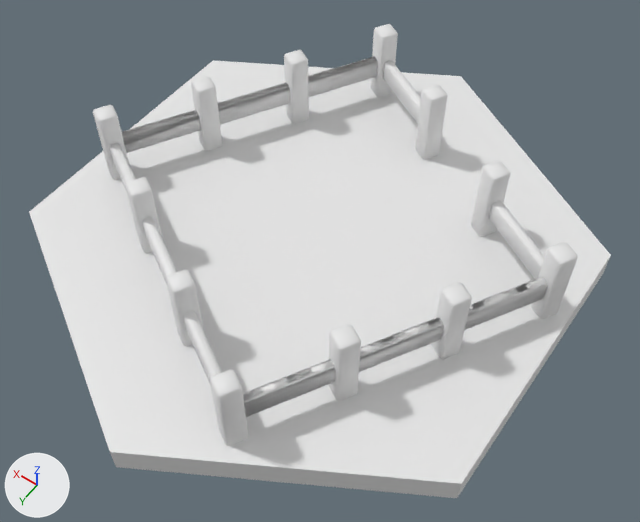
An edit to the FBX model Assets/Art/Game/Fbx/Basic_farm.fbx, drawn before and after from the same camera.
Camera for both pictures: a 50 mm camera at (-1.148, 1.574, 2.437) aimed at (-0.102, 0.109, 0.134). Every picture has the same lights, and +X, +Y and +Z are marked at lower left. Materials are left out; every surface is plain grey. Where no turn or scale is listed for an object, it has been applied to the vertices. Vertices at the same position are counted once.

Script lines for the objects in view, before the commit:
```python
me_basic_farm = bpy.data.meshes.new('Basic_farm')
me_basic_farm.from_pydata(...)  # 460 vertices, 486 faces; spans x -0.87..0.87, y -1.0..1.0, z 0.0..0.39
# faces by material slot: [476, 10]
me_basic_farm.materials.append(mat_hex_material_primary_009)
me_basic_farm.materials.append(mat_env_tex_001)
ob_basic_farm = bpy.data.objects.new('Basic_farm', me_basic_farm)
ob_basic_farm.location = (0.0, 0.0, 0.0)
```
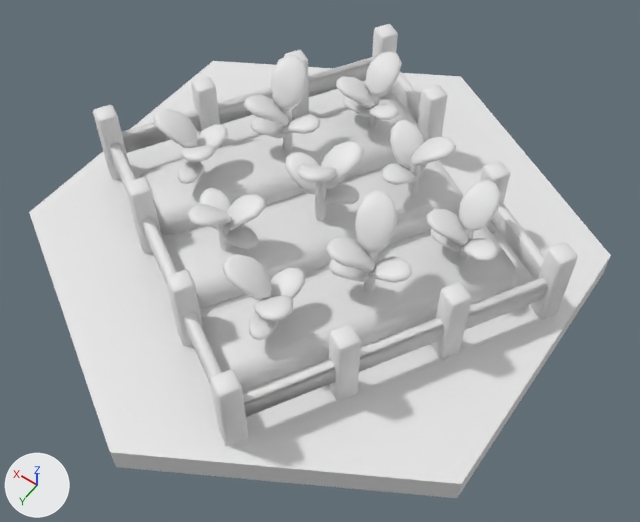
Pixel boxes [x1, y1, x2, y2] of what changed, in the pictures (640 x 522 px):
part 1 of me_basic_farm, added
    after: [140, 51, 518, 391]

Patch to the scene script:
```diff
--- a/Assets/Art/Game/Fbx/Basic_farm.fbx.py
+++ b/Assets/Art/Game/Fbx/Basic_farm.fbx.py
@@ me_basic_farm @@
 # used by ob_basic_farm; location = (0.0, 0.0, 0.0)
-me_basic_farm.from_pydata(...)  # 460 vertices, 486 faces; spans x -0.87..0.87, y -1.0..1.0, z 0.0..0.39
+me_basic_farm.from_pydata(...)  # 2893 vertices, 2780 faces; spans x -0.87..0.87, y -1.0..1.0, z 0.0..0.5
+# me_basic_farm part 1: 2433 vertices added at x -0.66..0.64, y -0.68..0.65, z 0.09..0.5
```
